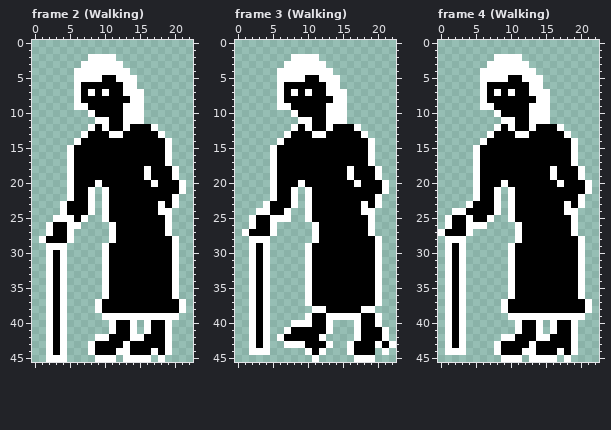
File history of a pixel-art file, Assets/Aseprite/New/Grandma.aseprite. That is the earlier state.
23x46 pixels, 5 frames. Shown: frame 2 (Walking), frame 3 (Walking), frame 4 (Walking). The commit also changed other frames, which this record leaves out.
After:
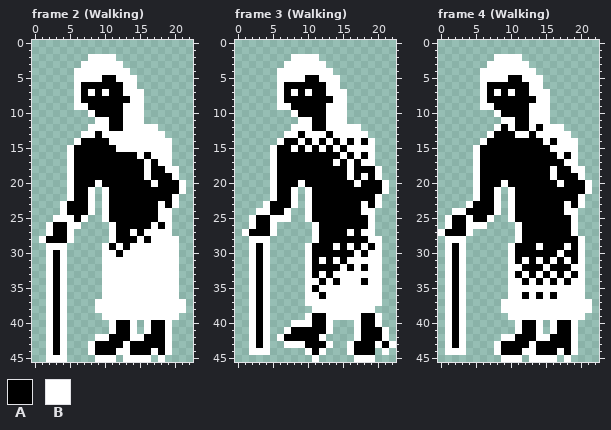
Palette (. is transparent): A #000000  B #ffffff
Diff:
layer "Plain/Body" added
layer "Plain/Left Leg" added
layer "Plain/Right Leg" added
layer "Plain/Right Arm" added
layer "Plain/Left Arm" added
layer "Detailed" added
layer "Body" removed
layer "Left Leg" removed
layer "Right Leg" removed
layer "Right Arm" removed
layer "Left Arm" removed
Frame 2 (Walking), layer "Detailed":
y 12: x 9 A -> B; x 14..16 AAA -> BBB
y 13: x 8 A -> B; x 10 A -> B; x 13..17 AAAAA -> BBBBB
y 14: x 11..18 AAAAAAAA -> BBBBBBBB
y 15: x 12..18 AAAAAAA -> BBBBBBB
y 16: x 15 A -> B; x 17..18 AA -> BB
y 17: x 16 A -> B; x 18 A -> B
y 18: x 19 A -> B
y 25: x 18 A -> B
y 26: x 17 A -> B
y 27: x 14 A -> B; x 16..18 AAA -> BBB
y 28: x 15 A -> B; x 17..19 AAA -> BBB
y 29: x 12 A -> B; x 14..19 AAAAAA -> BBBBBB
y 30: x 11 A -> B; x 13..19 AAAAAAA -> BBBBBBB
y 31..36: x 11..19 AAAAAAAAA -> BBBBBBBBB
y 37..38: x 10..20 AAAAAAAAAAA -> BBBBBBBBBBB
Frame 3 (Walking), layer "Detailed":
y 12: x 9 A -> B; x 14..16 AAA -> BBB
y 13: x 8 A -> B; x 10 A -> B; x 14..17 AAAA -> BBBB
y 14: x 9 A -> B; x 11 A -> B; x 13 A -> B; x 15 A -> B; x 17 A -> B
y 15: x 8 A -> B; x 10 A -> B; x 12 A -> B; x 14 A -> B; x 16..18 AAA -> BBB
y 16: x 15 A -> B; x 17 A -> B
y 17: x 14 A -> B; x 16 A -> B; x 18 A -> B
y 19: x 18 A -> B
y 27: x 16 A -> B; x 18 A -> B
y 28: x 19 A -> B
y 29: x 14 A -> B; x 16 A -> B; x 18 A -> B
y 30: x 17 A -> B; x 19 A -> B
y 31: x 12 A -> B; x 14 A -> B; x 16..19 AAAA -> BBBB
y 32: x 15 A -> B; x 17 A -> B; x 19 A -> B
y 33: x 12 A -> B; x 14..19 AAAAAA -> BBBBBB
y 34: x 11 A -> B; x 13 A -> B; x 15..17 AAA -> BBB; x 19 A -> B
y 35: x 12..19 AAAAAAAA -> BBBBBBBB
y 36: x 11 A -> B; x 13..19 AAAAAAA -> BBBBBBB
y 37: x 11..19 AAAAAAAAA -> BBBBBBBBB
y 38: x 13..17 AAAAA -> BBBBB
Frame 4 (Walking), layer "Detailed":
y 12: x 15..16 AA -> BB
y 13: x 14..17 AAAA -> BBBB
y 14: x 15 A -> B; x 17..18 AA -> BB
y 15: x 16..18 AAA -> BBB
y 16: x 17 A -> B
y 17: x 18 A -> B
y 18: x 19 A -> B
y 29: x 14 A -> B; x 18 A -> B
y 30: x 17 A -> B
y 31: x 12 A -> B; x 14 A -> B; x 16 A -> B; x 18 A -> B
y 32: x 11 A -> B; x 15 A -> B; x 19 A -> B
y 33: x 12 A -> B; x 14 A -> B; x 16 A -> B; x 18 A -> B
y 34: x 11 A -> B; x 13 A -> B; x 15 A -> B; x 17 A -> B; x 19 A -> B
y 35: x 11..19 AAAAAAAAA -> BBBBBBBBB
y 36: x 11 A -> B; x 13 A -> B; x 15 A -> B; x 17..19 AAA -> BBB
y 37..38: x 10..20 AAAAAAAAAAA -> BBBBBBBBBBB
Boxes around the changes in both pictures, in picture pixels (x1, y1, x2, y2):
changed: (88, 124, 172, 173)
changed: (102, 215, 179, 313)
changed: (291, 124, 368, 180)
changed: (312, 229, 375, 313)
changed: (536, 124, 578, 173)
changed: (508, 243, 585, 313)
